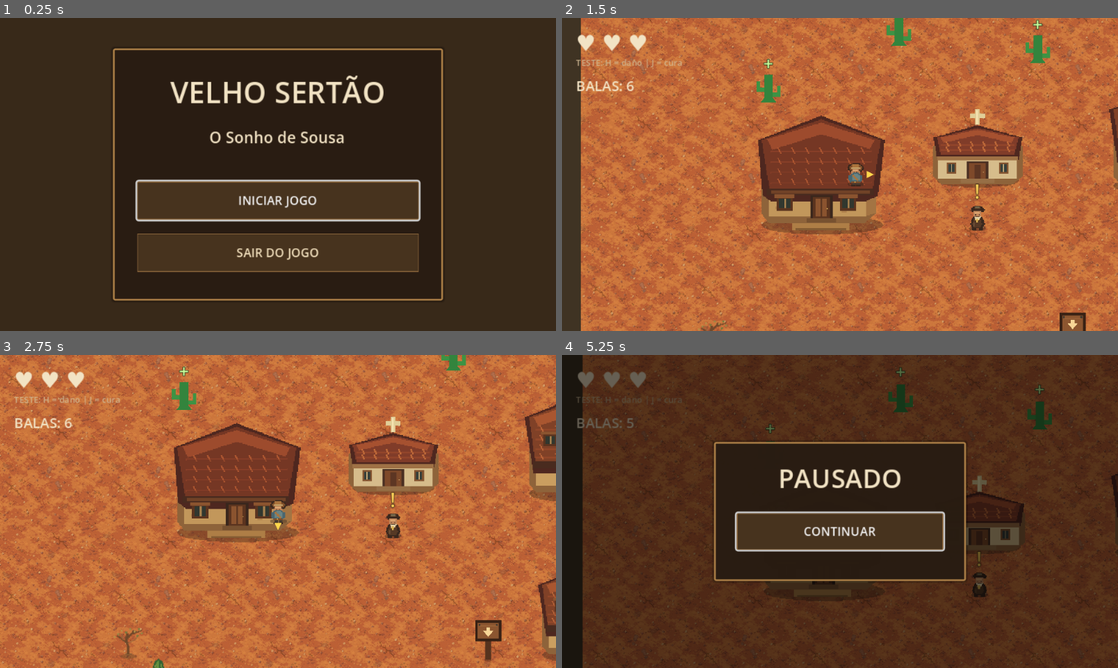
Above: before the commit, frames 1-4 (two rows, left to right).
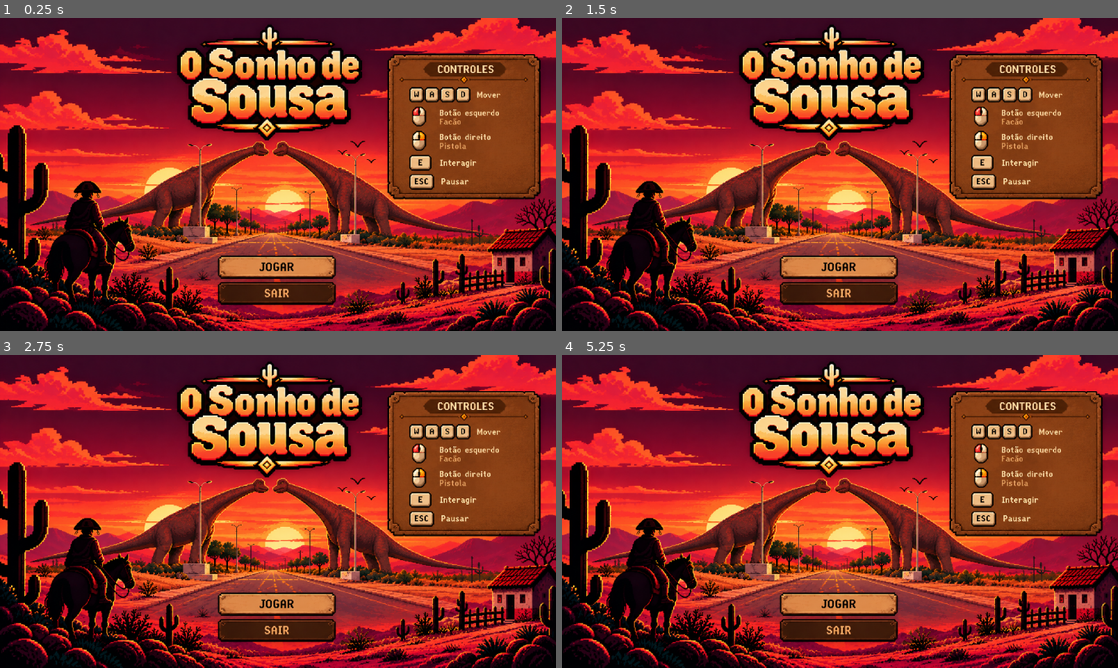
Above: after the commit, the same moments.

Repository: Inocencio-Ferraz/Velho-Sertao
Game: Godot game, scene res://scenes/menu/main_menu.tscn
Same seed, same stepped clock (60 frames per second), same inputs: the game is played once before the commit and once after it.
Inputs (mouse positions are in pixels of both pictures, inside the frame that each line leads up to):
- Up to frame 1 (0.25 s): no input
- Up to frame 2 (1.5 s): click (840, 199) at 0.5 s, where only the run before the commit has a clickable "INICIAR JOGO"; move the mouse to (962, 158) at 1.27 s; hold D (move_right) from 1.28 s (still down); hold E (interact) from 1.28 s (still down)
- Up to frame 3 (2.75 s): move the mouse to (166, 527) at 2.02 s; release D (move_right) at 2.03 s; release E (interact) at 2.03 s; hold S (move_down) from 2.03 s (still down); click (166, 527) at 2.1 s
- Up to frame 4 (5.25 s): move the mouse to (895, 442) at 2.77 s; release S (move_down) at 2.78 s; hold D (move_right) 2.78-3.53 s; hold Right mouse button (pistol_fire) 2.78-3.53 s; tap Enter at 3.5 s; move the mouse to (812, 574) at 3.52 s; hold W (move_up) 3.53-4.28 s; tap H (test_damage) at 3.6 s; move the mouse to (1006, 558) at 4.27 s; hold A (move_left) 4.28-5 s; hold J (test_heal) 4.28-5 s; tap Escape (pause_game) at 4.9 s; click (840, 552) at 5 s, where only the run after the commit has a clickable "MENU PRINCIPAL"

The runs differ from the first frame. In frame 1, 96% of the frame differs, in the area x 0-100%, y 0-100%; in frame 2, 98%; in frame 3, 98%; in frame 4, 95%.

Commit message:
Finalize menu and pause flow

Diff:
--- a/scenes/menu/main_menu.tscn
+++ b/scenes/menu/main_menu.tscn
@@ -1,10 +1,9 @@
 [gd_scene load_steps=3 format=3]
 
 [ext_resource type="Script" path="res://scripts/menu/main_menu.gd" id="1_script"]
-[ext_resource type="Theme" path="res://themes/sertanejo_ui.tres" id="2_theme"]
+[ext_resource type="Texture2D" path="res://assets/art/menu/main_menu_background.png" id="2_background"]
 
 [node name="MainMenu" type="Control"]
-theme = ExtResource("2_theme")
 layout_mode = 3
 anchors_preset = 15
 anchor_right = 1.0
@@ -13,62 +12,68 @@
 grow_vertical = 2
 script = ExtResource("1_script")
 
-[node name="Background" type="ColorRect" parent="."]
+[node name="Background" type="TextureRect" parent="."]
 layout_mode = 1
 anchors_preset = 15
 anchor_right = 1.0
 anchor_bottom = 1.0
 grow_horizontal = 2
 grow_vertical = 2
-color = Color(0.22, 0.16, 0.1, 1)
+texture_filter = 1
+texture = ExtResource("2_background")
+expand_mode = 1
+stretch_mode = 6
+mouse_filter = 2
 
-[node name="CenterPanel" type="PanelContainer" parent="."]
+[node name="CenterPanel" type="Control" parent="."]
 layout_mode = 1
-anchors_preset = 8
-anchor_left = 0.5
-anchor_top = 0.5
-anchor_right = 0.5
-anchor_bottom = 0.5
-offset_left = -190.0
-offset_top = -145.0
-offset_right = 190.0
-offset_bottom = 145.0
+anchors_preset = 15
+anchor_right = 1.0
+anchor_bottom = 1.0
 grow_horizontal = 2
 grow_vertical = 2
+mouse_filter = 2
 
-[node name="MarginContainer" type="MarginContainer" parent="CenterPanel"]
-layout_mode = 2
-theme_override_constants/margin_left = 26
-theme_override_constants/margin_top = 24
-theme_override_constants/margin_right = 26
-theme_override_constants/margin_bottom = 24
+[node name="MarginContainer" type="Control" parent="CenterPanel"]
+layout_mode = 1
+anchors_preset = 15
+anchor_right = 1.0
+anchor_bottom = 1.0
+grow_horizontal = 2
+grow_vertical = 2
+mouse_filter = 2
 
-[node name="VBoxContainer" type="VBoxContainer" parent="CenterPanel/MarginContainer"]
-layout_mode = 2
-theme_override_constants/separation = 16
-
-[node name="Title" type="Label" parent="CenterPanel/MarginContainer/VBoxContainer"]
-layout_mode = 2
-theme_override_font_sizes/font_size = 34
-text = "VELHO SERTÃO"
-horizontal_alignment = 1
-
-[node name="Subtitle" type="Label" parent="CenterPanel/MarginContainer/VBoxContainer"]
-layout_mode = 2
-theme_override_font_sizes/font_size = 18
-text = "O Sonho de Sousa"
-horizontal_alignment = 1
-
-[node name="Spacer" type="Control" parent="CenterPanel/MarginContainer/VBoxContainer"]
-custom_minimum_size = Vector2(0, 6)
-layout_mode = 2
+[node name="VBoxContainer" type="Control" parent="CenterPanel/MarginContainer"]
+layout_mode = 1
+anchors_preset = 15
+anchor_right = 1.0
+anchor_bottom = 1.0
+grow_horizontal = 2
+grow_vertical = 2
+mouse_filter = 2
 
 [node name="StartButton" type="Button" parent="CenterPanel/MarginContainer/VBoxContainer"]
-custom_minimum_size = Vector2(270, 44)
-layout_mode = 2
-text = "INICIAR JOGO"
+layout_mode = 1
+anchor_left = 0.39
+anchor_top = 0.758
+anchor_right = 0.606
+anchor_bottom = 0.836
+grow_horizontal = 2
+grow_vertical = 2
+modulate = Color(1, 1, 1, 0)
+mouse_default_cursor_shape = 2
+focus_neighbor_bottom = NodePath("../QuitButton")
+text = ""
 
 [node name="QuitButton" type="Button" parent="CenterPanel/MarginContainer/VBoxContainer"]
-custom_minimum_size = Vector2(270, 44)
-layout_mode = 2
-text = "SAIR DO JOGO"
+layout_mode = 1
+anchor_left = 0.39
+anchor_top = 0.843
+anchor_right = 0.606
+anchor_bottom = 0.921
+grow_horizontal = 2
+grow_vertical = 2
+modulate = Color(1, 1, 1, 0)
+mouse_default_cursor_shape = 2
+focus_neighbor_top = NodePath("../StartButton")
+text = ""
--- a/scenes/ui/ammo_hud.tscn
+++ b/scenes/ui/ammo_hud.tscn
@@ -18,4 +18,6 @@
 offset_right = 180.0
 offset_bottom = 90.0
 theme_override_font_sizes/font_size = 16
+theme_override_colors/font_outline_color = Color(0.16, 0.11, 0.07, 1)
+theme_override_constants/outline_size = 2
 text = "BALAS: 6"
--- a/scenes/ui/health_hud.tscn
+++ b/scenes/ui/health_hud.tscn
@@ -18,13 +18,7 @@
 offset_right = 120.0
 offset_bottom = 44.0
 theme_override_font_sizes/font_size = 26
+theme_override_colors/font_color = Color(0.83, 0.2, 0.16, 1)
+theme_override_colors/font_outline_color = Color(0.16, 0.11, 0.07, 1)
+theme_override_constants/outline_size = 2
 text = "♥ ♥ ♥"
-
-[node name="TestHint" type="Label" parent="Control"]
-offset_left = 16.0
-offset_top = 44.0
-offset_right = 260.0
-offset_bottom = 64.0
-theme_override_font_sizes/font_size = 10
-theme_override_colors/font_color = Color(0.82, 0.73, 0.58, 0.9)
-text = "TESTE: H = dano | J = cura"
--- a/scenes/ui/pause_menu.tscn
+++ b/scenes/ui/pause_menu.tscn
@@ -35,9 +35,9 @@
 anchor_right = 0.5
 anchor_bottom = 0.5
 offset_left = -145.0
-offset_top = -80.0
+offset_top = -101.0
 offset_right = 145.0
-offset_bottom = 80.0
+offset_bottom = 101.0
 grow_horizontal = 2
 grow_vertical = 2
 
@@ -50,7 +50,7 @@
 
 [node name="VBoxContainer" type="VBoxContainer" parent="Overlay/CenterPanel/MarginContainer"]
 layout_mode = 2
-theme_override_constants/separation = 20
+theme_override_constants/separation = 12
 
 [node name="Title" type="Label" parent="Overlay/CenterPanel/MarginContainer/VBoxContainer"]
 layout_mode = 2
@@ -62,3 +62,8 @@
 custom_minimum_size = Vector2(220, 42)
 layout_mode = 2
 text = "CONTINUAR"
+
+[node name="MainMenuButton" type="Button" parent="Overlay/CenterPanel/MarginContainer/VBoxContainer"]
+custom_minimum_size = Vector2(220, 42)
+layout_mode = 2
+text = "MENU PRINCIPAL"
--- a/scripts/ui/game_over.gd
+++ b/scripts/ui/game_over.gd
@@ -14,7 +14,7 @@
 	overlay.visible = false
 	player.connect("died", _on_player_died)
 	retry_button.pressed.connect(_on_retry_pressed)
-	menu_button.pressed.connect(_on_menu_pressed)
+	menu_button.pressed.connect(return_to_menu)
 
 func _on_player_died() -> void:
 	is_open = true
@@ -29,7 +29,7 @@
 	if error != OK:
 		push_error("Não foi possível reiniciar a partida: %s" % error_string(error))
 
-func _on_menu_pressed() -> void:
+func return_to_menu() -> void:
 	is_open = false
 	get_tree().paused = false
 	var error := get_tree().change_scene_to_file("res://scenes/menu/main_menu.tscn")
--- a/scripts/ui/pause_menu.gd
+++ b/scripts/ui/pause_menu.gd
@@ -2,11 +2,13 @@
 
 @onready var overlay: Control = $Overlay
 @onready var continue_button: Button = $Overlay/CenterPanel/MarginContainer/VBoxContainer/ContinueButton
+@onready var main_menu_button: Button = $Overlay/CenterPanel/MarginContainer/VBoxContainer/MainMenuButton
 
 func _ready() -> void:
 	process_mode = Node.PROCESS_MODE_ALWAYS
 	overlay.visible = false
 	continue_button.pressed.connect(_on_continue_pressed)
+	main_menu_button.pressed.connect(_on_main_menu_pressed)
 
 func _input(event: InputEvent) -> void:
 	if not event.is_action_pressed("pause_game"):
@@ -37,6 +39,11 @@
 	_set_audio_paused(false)
 	continue_button.release_focus()
 
+func _on_main_menu_pressed() -> void:
+	var game_over := get_tree().get_first_node_in_group("game_over")
+	if game_over and game_over.has_method("return_to_menu"):
+		game_over.call("return_to_menu")
+
 func _set_audio_paused(paused: bool) -> void:
 	var audio_manager := get_tree().get_first_node_in_group("game_audio")
 	if audio_manager:
Binary file added: assets/art/menu/main_menu_background.png
Not shown, added: assets/art/menu/main_menu_background.png.import
